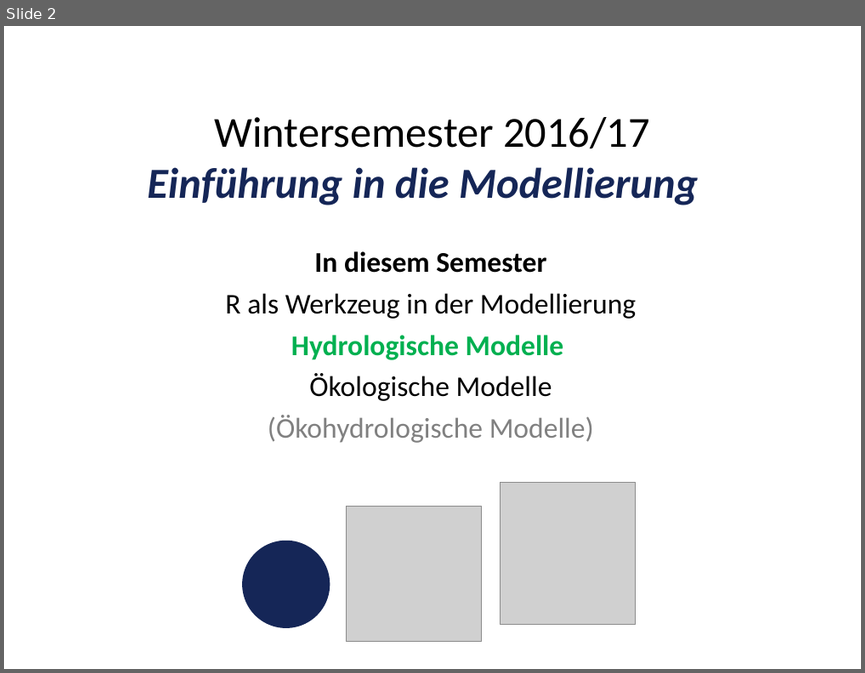
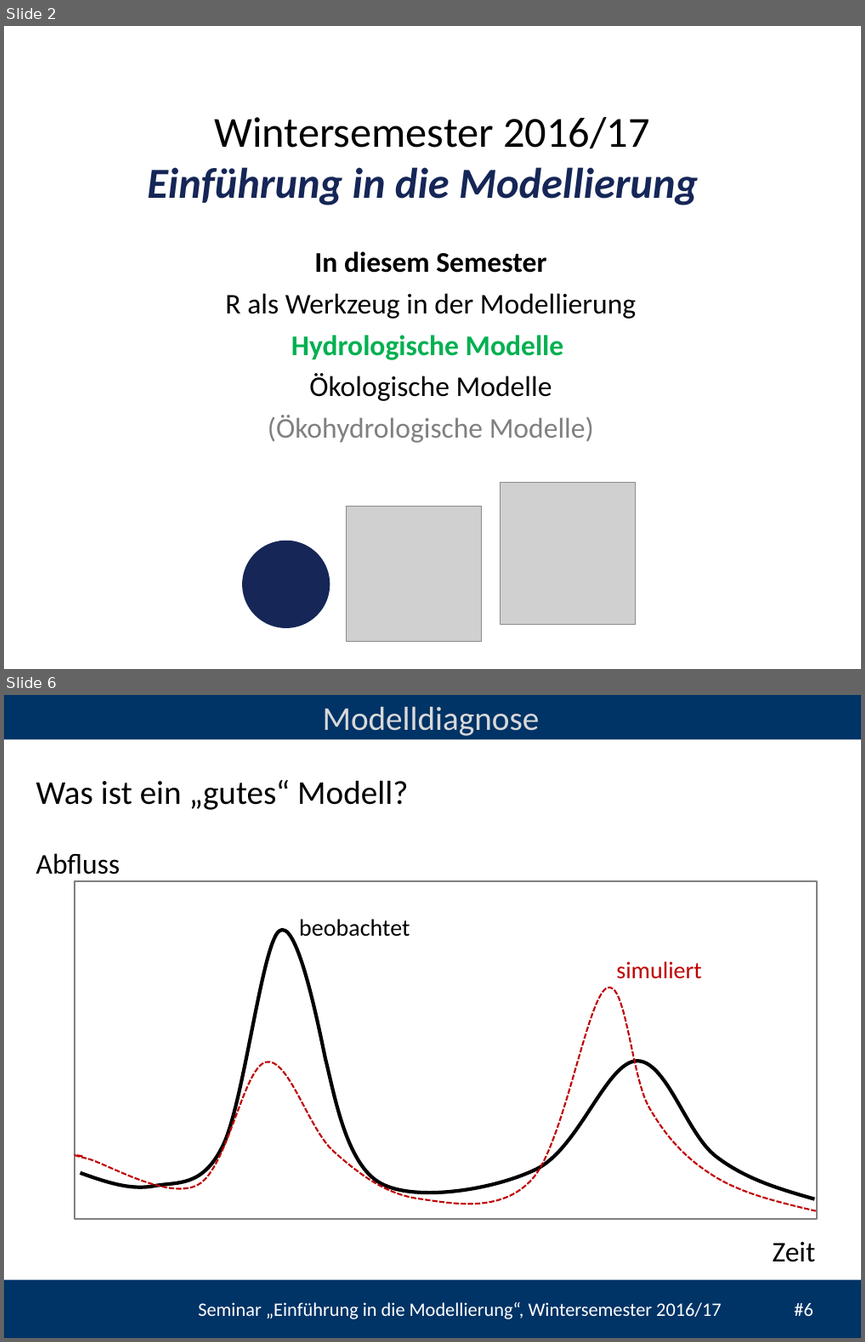
Before and after one commit to heistermann/Einf_Modellierung, a slide deck: Termin_4/folien/UebungModellierung#4.pptx. Shown one above the other, each under a label of ours: slide 2 before the commit, slides 2 and 6 after it; the slides between them are not shown. The pictures are 865x673 and 865x1342 pixels, drawn with LibreOffice and Linux fonts; fonts in the diff are those of the drawing; grey boxes stand for pictures; background and template pictures are left out. Boxes give left, top, right and bottom in pixels: in the first picture for what was removed or moved away, otherwise in the second. Text is boxed around its words. In the diff, an @@ line names an element or a change of style, - is before the commit and + after.

```diff
--- a/Termin_4/folien/UebungModellierung#4.pptx
+++ b/Termin_4/folien/UebungModellierung#4.pptx
@@ slide 6 added at [4,695,861,1338], background #FFFFFF @@
@@ rectangle added at [4,695,861,739], fill #003366 @@
@@ text added at [323,706,540,736], 28 pt, text #D9D9D9 @@
+Modelldiagnose
@@ text added at [36,780,408,810], 28 pt, text #000000 @@
+Was ist ein „gutes“ Modell?
@@ text added at [36,853,120,874], 24 pt, text #000000 @@
+Abfluss
@@ rectangle added at [75,882,817,1219], outline #808080 1.5 pt @@
@@ freeform shape added at [80,917,815,1202], outline #000000 3 pt @@
@@ text added at [299,919,409,936], 20 pt, text #000000 @@
+beobachtet
@@ text added at [616,961,701,979], 20 pt, text #C00000 @@
+simuliert
@@ freeform shape added at [69,976,816,1213], outline #C00000 1.5 pt dashed @@
@@ text added at [772,1242,816,1262], 24 pt, text #000000 @@
+Zeit
@@ rectangle added at [4,1279,861,1338], fill #003366 @@
@@ text added at [198,1302,812,1319], 16 pt, text #FFFFFF @@
+Seminar „Einführung in die Modellierung“, Wintersemester 2016/17 #6
```
Also in this commit, not shown: 2 slides changed, 4 other slides added.
